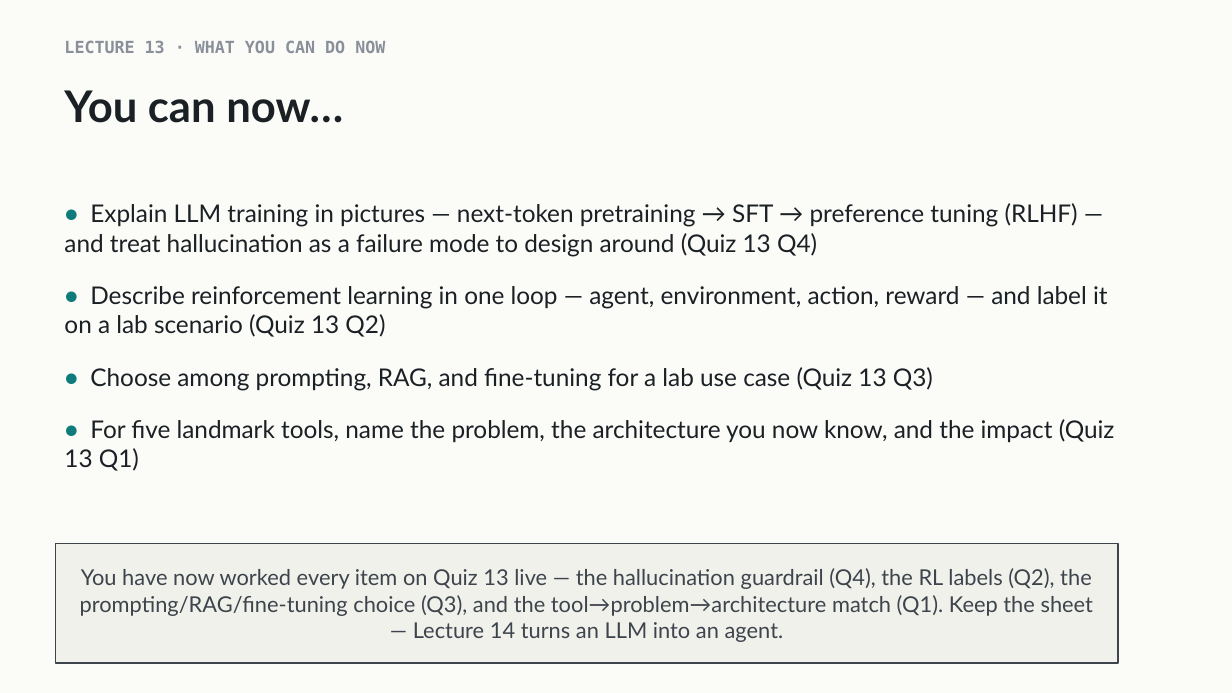
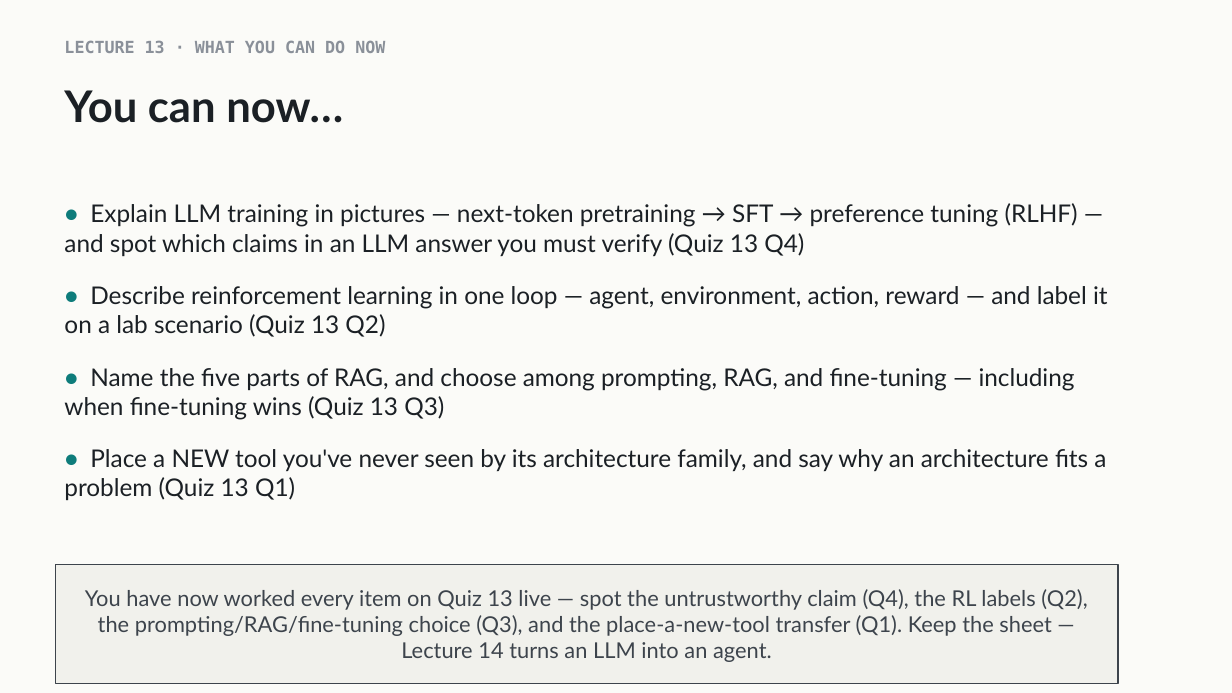
Before and after one commit to indigobio/msacl_dl_course, a slide deck: slide 25 of slides/pptx/lecture13_llms_landscape.pptx (slide 24 before the commit). Drawn at 1232x693 pixels with LibreOffice and Linux fonts; fonts in the diff are those of the drawing. Boxes give left, top, right and bottom in pixels: in the first picture for what was removed or moved away, otherwise in the second. Text is boxed around its words. In the diff, an @@ line names an element or a change of style, - is before the commit and + after.

```diff
--- a/slides/pptx/lecture13_llms_landscape.pptx
+++ b/slides/pptx/lecture13_llms_landscape.pptx
@@ text at (x1=64, y1=203, x2=1078, y2=256): text changed @@
-• Explain LLM training in pictures — next-token pretraining → SFT → preference tuning (RLHF) — and treat hallucination as a failure mode to design around (Quiz 13 Q4)
+• Explain LLM training in pictures — next-token pretraining → SFT → preference tuning (RLHF) — and spot which claims in an LLM answer you must verify (Quiz 13 Q4)
@@ text at (x1=64, y1=368, x2=1106, y2=500): text changed @@
-• Choose among prompting, RAG, and fine-tuning for a lab use case (Quiz 13 Q3)
-• For five landmark tools, name the problem, the architecture you now know, and the impact (Quiz 13 Q1)
+• Name the five parts of RAG, and choose among prompting, RAG, and fine-tuning — including when fine-tuning wins (Quiz 13 Q3)
+• Place a NEW tool you've never seen by its architecture family, and say why an architecture fits a problem (Quiz 13 Q1)
@@ rectangle "You have now worked every ..." moved from (x1=55, y1=543, x2=1118, y2=663) to (x1=55, y1=565, x2=1118, y2=684) @@
@@ text in rectangle at (x1=85, y1=589, x2=1087, y2=662): text changed @@
-You have now worked every item on Quiz 13 live — the hallucination guardrail (Q4), the RL labels (Q2), the prompting/RAG/fine-tuning choice (Q3), and the tool→problem→architecture match (Q1). Keep the sheet — Lecture 14 turns an LLM into an agent.
+You have now worked every item on Quiz 13 live — spot the untrustworthy claim (Q4), the RL labels (Q2), the prompting/RAG/fine-tuning choice (Q3), and the place-a-new-tool transfer (Q1). Keep the sheet — Lecture 14 turns an LLM into an agent.
```
Also in this commit, not shown: 5 other slides changed, 1 slide added, 10 other files.
